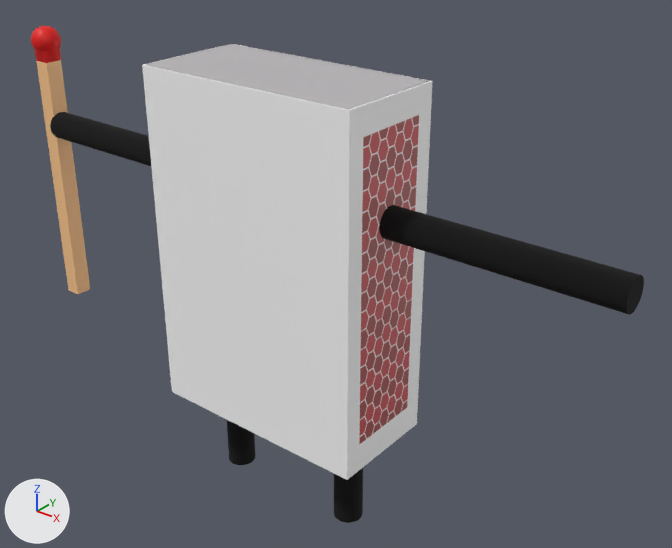
Renders of the FBX model Assets/FBX/Match Box/Match Box.fbx from each side of a commit.
Rendered twice from a 50 mm lens placed at (4.58, -5.1, 5.45), pointed at (0.21, 0.36, 2.06). Lighting does not change. The marker at lower left points along +X, +Y and +Z. Where no turn or scale is listed for an object, it has been applied to the vertices.

The first picture shows 'Arms', 'Box', 'Inner', 'Legs', 'Match'.
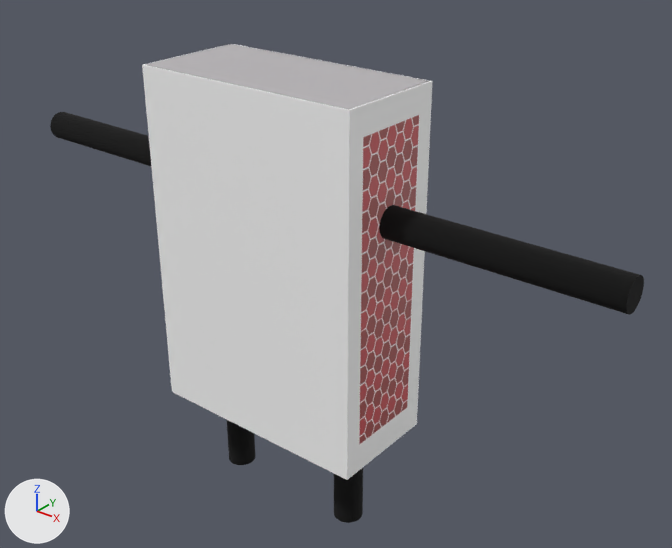
Changed parts and their boxes [x1, y1, x2, y2] in the pictures (672 x 548 px):
'Match', deleted
    before: [31, 26, 90, 294]
    faces in mat_wood_001 (beige #ffca90): [36, 60, 90, 294]
    faces in mat_burn_001 (red #e70800): [31, 26, 61, 63]

The edits, one by one:
Object 'Match' (ob_match) is deleted.
